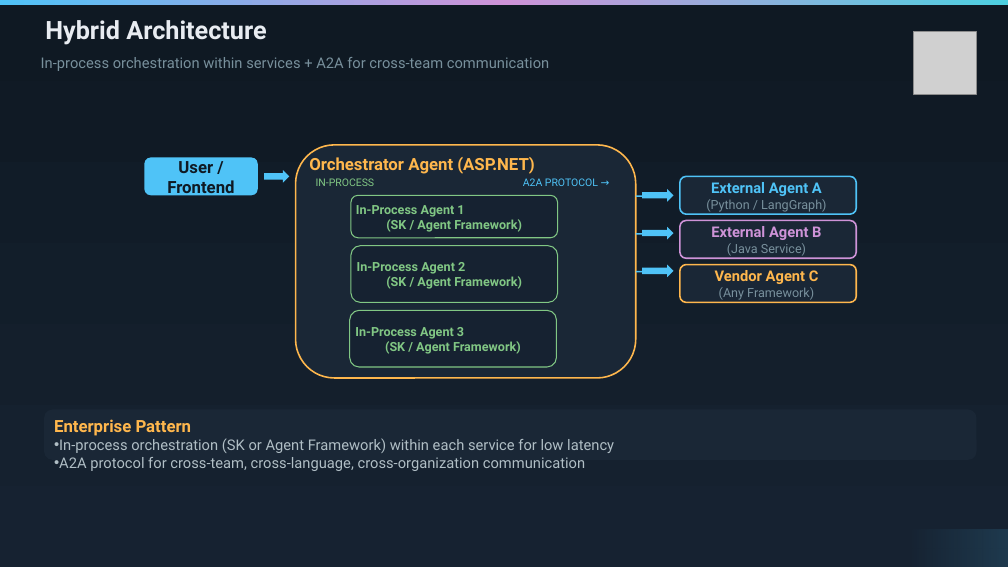
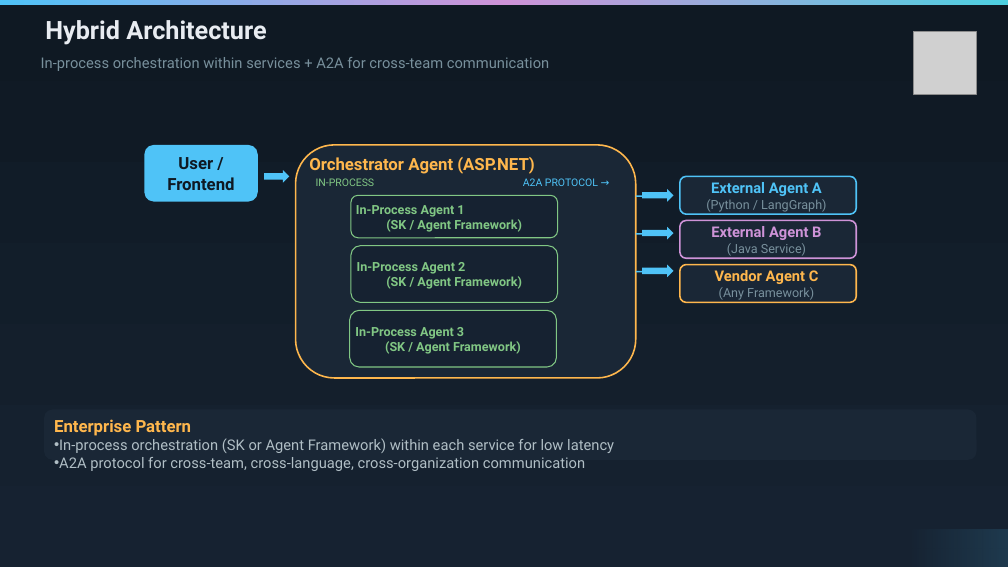
Before and after one commit to scgbear/multi-agent, a slide deck: slide 14 of Multi-Agent-Presentation.pptx. Drawn at 1008x567 pixels with LibreOffice and Linux fonts; fonts in the diff are those of the drawing; grey boxes stand for pictures. Boxes give left, top, right and bottom in pixels: in the first picture for what was removed or moved away, otherwise in the second. Text is boxed around its words. In the diff, an @@ line names an element or a change of style, - is before the commit and + after.

```diff
--- a/Multi-Agent-Presentation.pptx
+++ b/Multi-Agent-Presentation.pptx
@@ rounded rectangle "User / Frontend": place and size @@
-rounded rectangle "User / Frontend" at [144,157,258,195]
+rounded rectangle "User / Frontend" at [144,145,258,202]
```
Also in this commit, not shown: 3 other slides changed.
